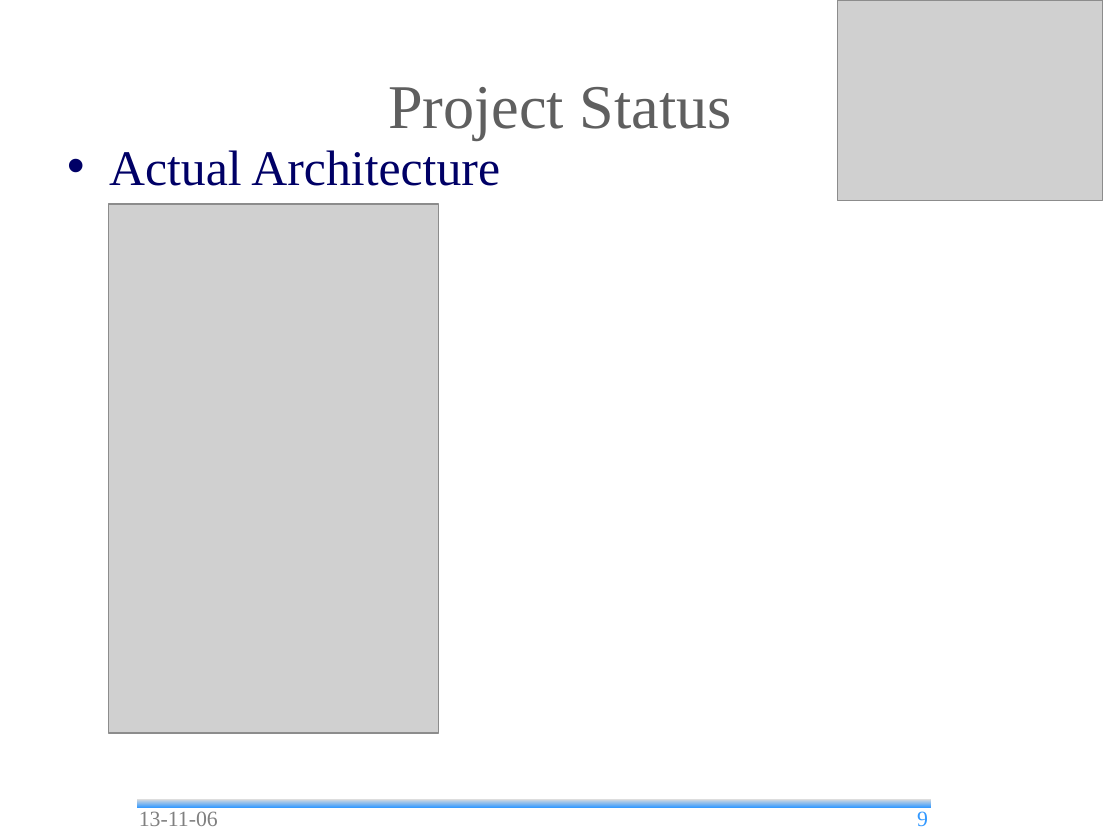
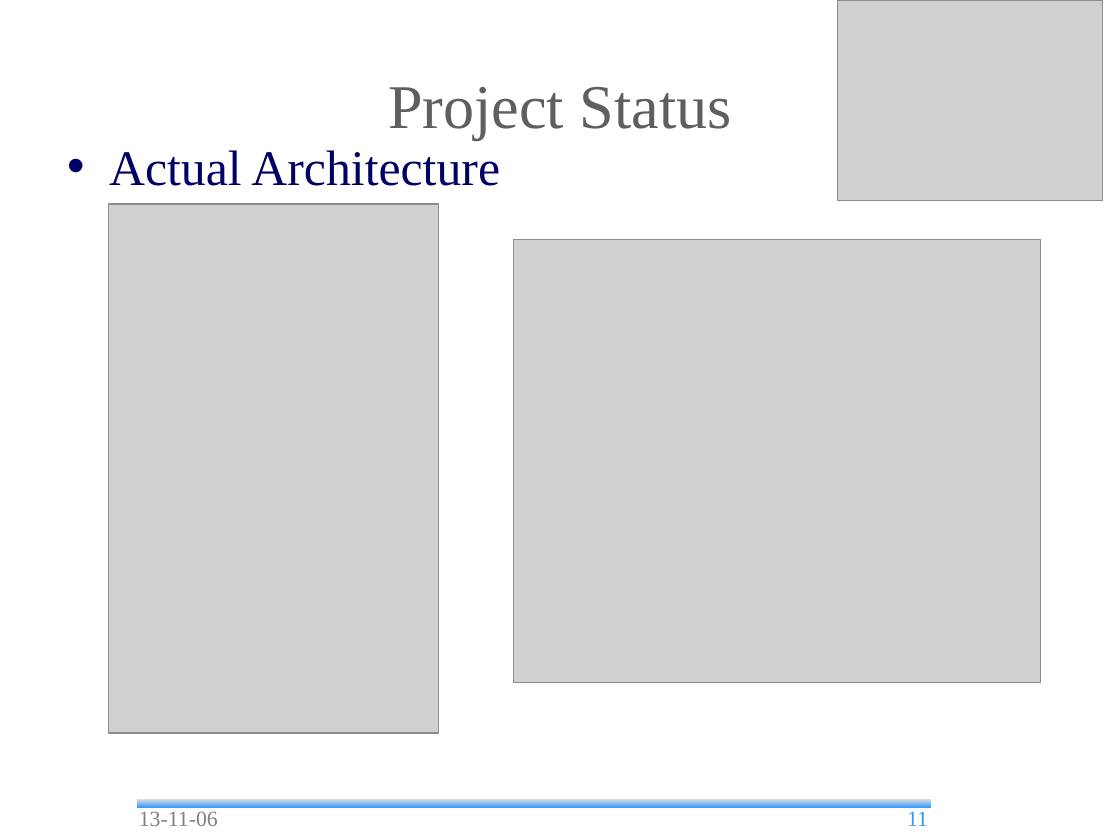
Before and after one commit to andrea-bottoli/DSD, a slide deck: slide 11 of Documentation/Presentation/13_45/Status_Report.odp (slide 9 before the commit). Drawn at 1120x840 pixels with LibreOffice and Linux fonts; fonts in the diff are those of the drawing; grey boxes stand for pictures; background and template pictures are left out. Boxes give left, top, right and bottom in pixels: in the first picture for what was removed or moved away, otherwise in the second. Text is boxed around its words. In the diff, an @@ line names an element or a change of style, - is before the commit and + after.

Commit message:
Status Report and Some Changes in Folders

```diff
--- a/Documentation/Presentation/13_45/Status_Report.odp
+++ b/Documentation/Presentation/13_45/Status_Report.odp
@@ picture added at (x1=513, y1=240, x2=1040, y2=683) @@
@@ page number at (x1=907, y1=811, x2=928, y2=826): text changed @@
-9
+11
```
Also in this commit, not shown: 7 other slides changed, 3 slides added, 22 other files.
